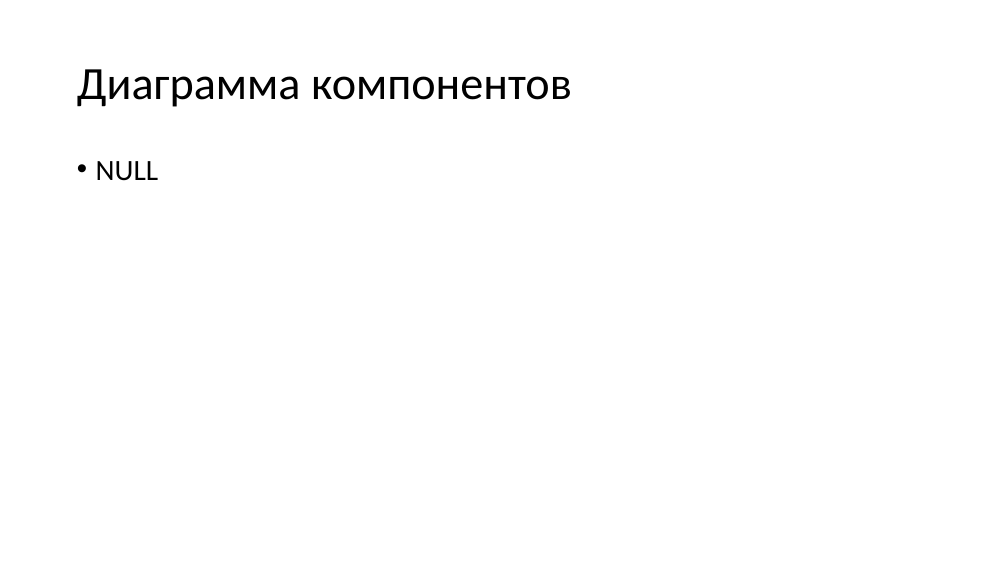
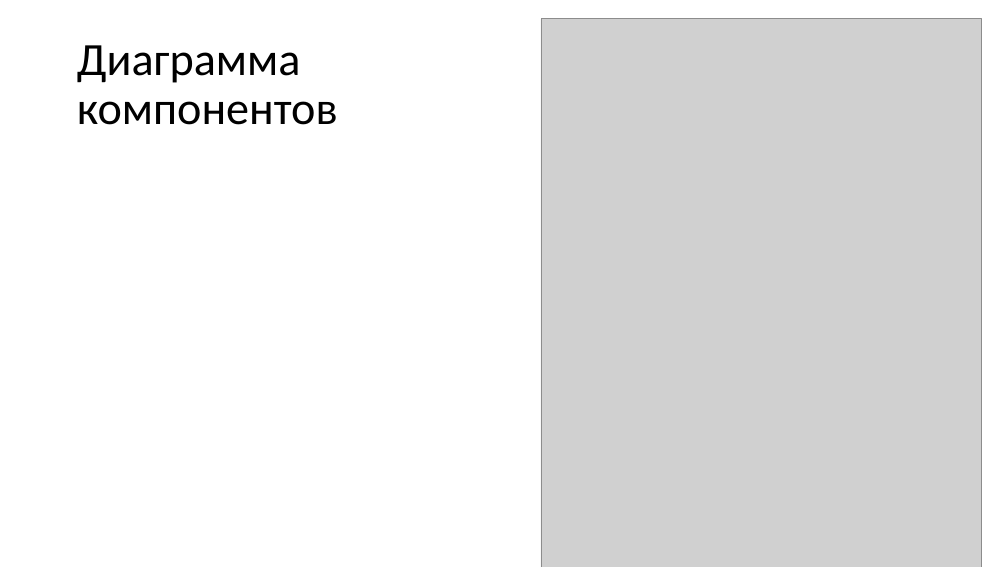
Before and after one commit to ModemX/RolePlay_WPF, a slide deck: slide 9 of Презентация.pptx. Drawn at 1008x567 pixels with LibreOffice and Linux fonts; fonts in the diff are those of the drawing; grey boxes stand for pictures. Boxes give left, top, right and bottom in pixels: in the first picture for what was removed or moved away, otherwise in the second. Text is boxed around its words. In the diff, an @@ line names an element or a change of style, - is before the commit and + after.

```diff
--- a/Презентация.pptx
+++ b/Презентация.pptx
@@ picture added at (541,19,982,567) @@
@@ title "Диаграмма компонентов" rewrapped from (77,69,572,107) to (77,45,338,125) @@
@@ text removed at (96,161,158,181) @@
-• NULL
```
Also in this commit, not shown: 2 other slides changed, 1 slide added, 1 slide removed, 5 other files.
